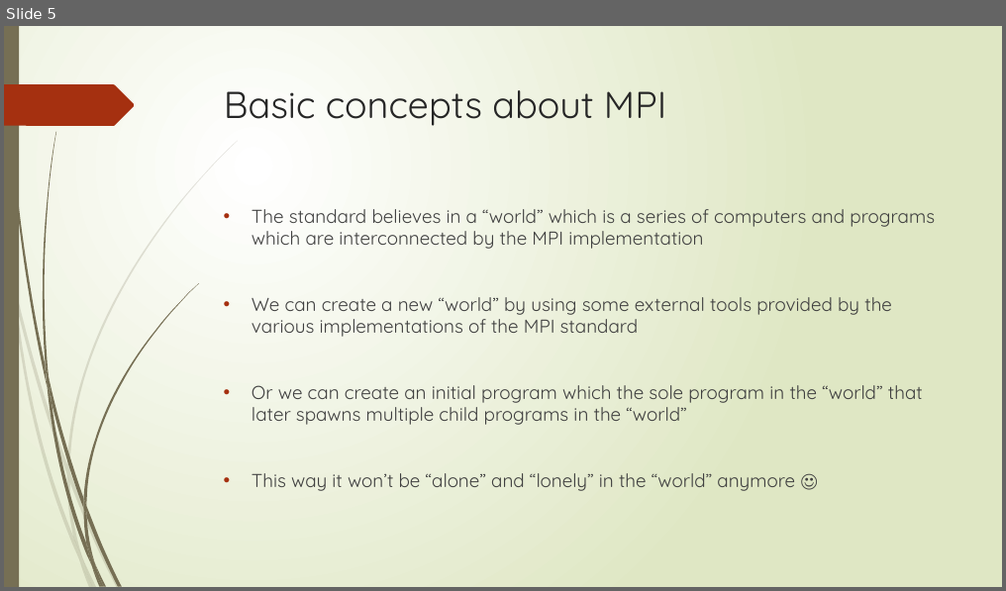
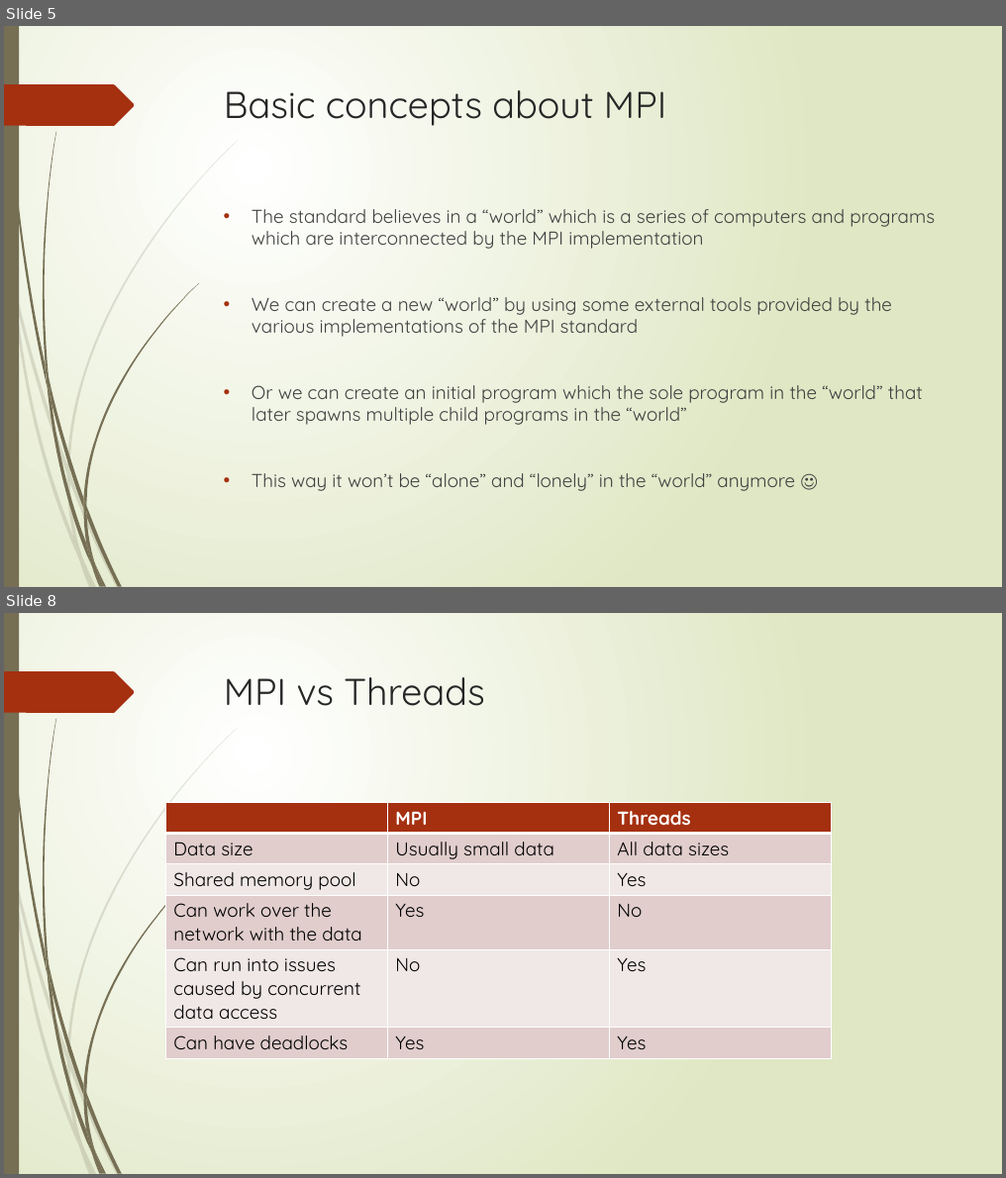
Before and after one commit to Alecu100/PD_Tema1, a slide deck: Microsoft MPI.pptx. Shown one above the other, each under a label of ours: slide 5 before the commit, slides 5 and 8 after it; the slides between them are not shown. The pictures are 1006x591 and 1006x1178 pixels, drawn with LibreOffice and Linux fonts; fonts in the diff are those of the drawing. Boxes give left, top, right and bottom in pixels: in the first picture for what was removed or moved away, otherwise in the second. Text is boxed around its words. In the diff, an @@ line names an element or a change of style, - is before the commit and + after.

```diff
--- a/Microsoft MPI.pptx
+++ b/Microsoft MPI.pptx
@@ slide 8 added at [4, 613, 1002, 1174], background gradient #FFFFFF to #DFE8C4; not listed: 24 template elements that a slide beside it also shows @@
@@ title added at [224, 677, 484, 706], 36 pt, text #262626 @@
+MPI vs Threads
@@ table added at [166, 802, 832, 1054], 6 rows, 3 columns @@
+ | MPI | Threads
+Data size | Usually small data | All data sizes
+Shared memory pool | No | Yes
+Can work over the network with the data | Yes | No
+Can run into issues caused by concurrent data access | No | Yes
+Can have deadlocks | Yes | Yes
```
Also in this commit, not shown: 2 slides changed, 5 other slides added, 1 slide removed, 28 other files.
